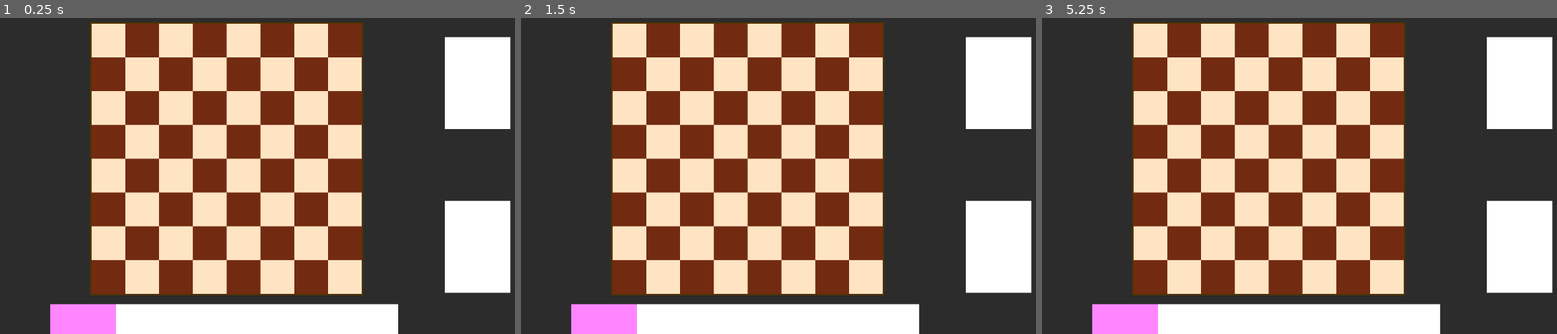
Above: before the commit, frames 1-3 (left to right).
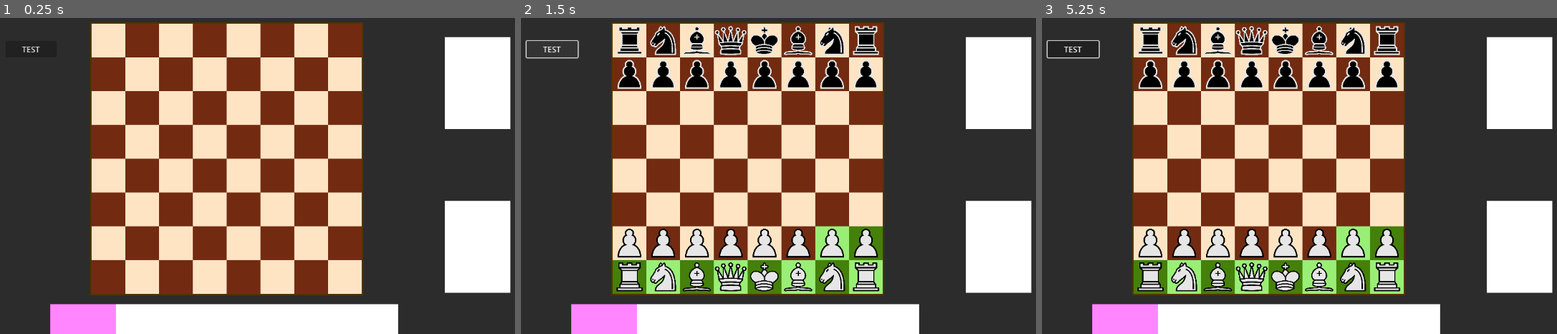
Above: after the commit, the same moments.

Repository: Davb2009/chardss
Game: Godot game, scene res://scene/main.tscn
Two runs of this game, one before a commit and one after it. Both use one fixed random seed, a clock stepped at 60 frames per second and the inputs below.
Inputs (mouse positions are in pixels of both pictures, inside the frame that each line leads up to):
- Up to frame 1 (0.25 s): no input
- Up to frame 2 (1.5 s): click (551, 49) at 0.5 s, where only the run after the commit has a clickable "TEST"; click (551, 49) at 1.25 s, where only the run after the commit has a clickable "TEST"
- Up to frame 3 (5.25 s): click (1072, 49) at 2 s, where only the run after the commit has a clickable "TEST"; tap Enter at 2.75, 4.25 s; move the mouse to (1443, 157) at 2.77 s; press the mouse at (1443, 157) at 2.78 s; tap Space at 3.5, 5 s; move the mouse to (1206, 188) at 3.52 s; release the mouse at (1206, 188) at 3.53 s; click (1206, 188) at 3.6 s; move the mouse to (1376, 103) at 4.27 s; press the mouse at (1376, 103) at 4.28 s; move the mouse to (1289, 236) at 5.02 s; release the mouse at (1289, 236) at 5.03 s; click (1289, 236) at 5.1 s

The runs differ from the first frame. In frame 1, less than 0.1% of the frame differs, in the area x 4-8%, y 9-11%; in frame 2, 13%; in frame 3, 13%, in the area x 0-71%, y 2-88%.

Commit message:
Auto stash before merge of "main" and "origin/main"

Diff:
--- a/project.godot
+++ b/project.godot
@@ -15,6 +15,18 @@
 config/features=PackedStringArray("4.2", "GL Compatibility")
 config/icon="res://icon.svg"
 
+[autoload]
+
+DataHandler="*res://script/DataHandler.gd"
+
+[input]
+
+mouse_left={
+"deadzone": 0.5,
+"events": [Object(InputEventMouseButton,"resource_local_to_scene":false,"resource_name":"","device":-1,"window_id":0,"alt_pressed":false,"shift_pressed":false,"ctrl_pressed":false,"meta_pressed":false,"button_mask":0,"position":Vector2(0, 0),"global_position":Vector2(0, 0),"factor":1.0,"button_index":1,"canceled":false,"pressed":false,"double_click":false,"script":null)
+]
+}
+
 [rendering]
 
 renderer/rendering_method="gl_compatibility"
--- a/scene/gui.tscn
+++ b/scene/gui.tscn
@@ -91,3 +91,13 @@
 offset_top = 380.0
 offset_right = 1046.0
 offset_bottom = 564.8
+
+[node name="TestButton" type="Button" parent="."]
+layout_mode = 0
+offset_left = 30.0
+offset_top = 58.0
+offset_right = 133.0
+offset_bottom = 91.0
+text = "TEST"
+
+[connection signal="pressed" from="TestButton" to="." method="_on_test_button_pressed"]
--- /dev/null
+++ b/scene/piece.tscn
@@ -0,0 +1,24 @@
+[gd_scene load_steps=3 format=3 uid="uid://bp8b41p8p2qh2"]
+
+[ext_resource type="Script" path="res://script/Piece.gd" id="1_0ohdu"]
+[ext_resource type="Texture2D" path="res://assets/b_pawn_1x_ns.png" id="2_nhjxi"]
+
+[node name="Piece" type="Node2D"]
+script = ExtResource("1_0ohdu")
+
+[node name="Icon" type="TextureRect" parent="."]
+anchors_preset = 8
+anchor_left = 0.5
+anchor_top = 0.5
+anchor_right = 0.5
+anchor_bottom = 0.5
+offset_right = 48.0
+offset_bottom = 58.0
+grow_horizontal = 2
+grow_vertical = 2
+size_flags_horizontal = 4
+size_flags_vertical = 4
+texture = ExtResource("2_nhjxi")
+expand_mode = 3
+
+[connection signal="gui_input" from="Icon" to="." method="_on_icon_gui_input"]
--- a/scene/slot.tscn
+++ b/scene/slot.tscn
@@ -15,3 +15,5 @@
 grow_horizontal = 2
 grow_vertical = 2
 color = Color(1, 1, 1, 0)
+
+[connection signal="gui_input" from="Filter" to="." method="_on_filter_gui_input"]
--- /dev/null
+++ b/script/DataHandler.gd
@@ -0,0 +1,33 @@
+extends Node
+
+var assets := []
+enum PieceNames {WHITE_BISHOP, WHITE_KING, WHITE_KNIGHT, WHITE_PAWN, WHITE_QUEEN, WHITE_ROOK, BLACK_BISHOP, BLACK_KING, BLACK_KNIGHT, BLACK_PAWN, BLACK_QUEEN, BLACK_ROOK}
+var fen_dict := {	"b" = PieceNames.BLACK_BISHOP, "k" = PieceNames.BLACK_KING,
+					"n" = PieceNames.BLACK_KNIGHT, "p" = PieceNames.BLACK_PAWN,
+					"q" = PieceNames.BLACK_QUEEN, "r" = PieceNames.BLACK_ROOK,
+					"B" = PieceNames.WHITE_BISHOP, "K" = PieceNames.WHITE_KING,
+					"N" = PieceNames.WHITE_KNIGHT, "P" = PieceNames.WHITE_PAWN,
+					"Q" = PieceNames.WHITE_QUEEN, "R" = PieceNames.WHITE_ROOK, }
+
+enum slot_states {NONE, FREE, CHECK}
+
+# Called when the node enters the scene tree for the first time.
+func _ready():
+	assets.append("res://assets/w_bishop.png")
+	assets.append("res://assets/w_king.png")
+	assets.append("res://assets/w_knight.png")
+	assets.append("res://assets/w_pawn.png")
+	assets.append("res://assets/w_queen.png")
+	assets.append("res://assets/w_rook.png")
+	assets.append("res://assets/b_bishop.png")
+	assets.append("res://assets/b_king.png")
+	assets.append("res://assets/b_knight.png")
+	assets.append("res://assets/b_pawn.png")
+	assets.append("res://assets/b_queen.png")
+	assets.append("res://assets/b_rook.png")
+	pass # Replace with function body.
+
+
+# Called every frame. 'delta' is the elapsed time since the previous frame.
+func _process(delta):
+	pass
--- /dev/null
+++ b/script/Piece.gd
@@ -0,0 +1,23 @@
+extends Node2D
+
+signal piece_selected(piece)
+@onready var icon_path = $Icon
+var slot_ID := -1
+var type : int
+
+# Called when the node enters the scene tree for the first time.
+func _ready():
+	pass # Replace with function body.
+
+
+# Called every frame. 'delta' is the elapsed time since the previous frame.
+func _process(delta):
+	pass
+
+func load_icon(piece_name) -> void:
+	icon_path.texture = load(DataHandler.assets[piece_name])
+
+
+func _on_icon_gui_input(event):
+	if event.is_action_pressed("mouse_left"):
+		emit_signal("piece_selected", self)
--- a/script/gui.gd
+++ b/script/gui.gd
@@ -2,8 +2,14 @@
 
 @onready var slot_scene = preload("res://scene/slot.tscn")
 @onready var board_grid = $ChessBoard/BoardGrid
+@onready var piece_scene = preload("res://scene/piece.tscn")
+@onready var chess_board = $ChessBoard
 
 var grid_array := []
+var piece_array := []
+var icon_offset := Vector2(10,5)
+var fen = "rnbqkbnr/pppppppp/8/8/8/8/PPPPPPPP/RNBQKBNR w KQkq - 0 1"
+var piece_selected = null
 
 # Called when the node enters the scene tree for the first time.
 func _ready():
@@ -18,6 +24,10 @@
 		if colorbit==0:
 			colorbit=1
 		else: colorbit=0
+
+	piece_array.resize(64)
+	piece_array.fill(0)
+
 	pass # Replace with function body.
 
 
@@ -31,3 +41,40 @@
 	board_grid.add_child(new_slot)
 	grid_array.push_back(new_slot)
 	# new_slot.slot_clicked.connect(_on_slot_clicked)
+
+func add_piece(piece_type, location)->void:
+	var new_piece = piece_scene.instantiate()
+	chess_board.add_child(new_piece)
+	new_piece.type = piece_type
+	new_piece.load_icon(piece_type)
+	new_piece.global_position = grid_array[location].global_position + icon_offset
+	piece_array[location] = new_piece
+	new_piece.slot_ID = location
+	new_piece.piece_selected.connect(_on_piece_selected)
+
+func set_board_filter(bitmap:int):
+	for i in range(64):
+		if bitmap & 1:
+			grid_array[63-i].set_filter(DataHandler.slot_states.FREE)
+		bitmap = bitmap >> 1
+
+func _on_piece_selected(piece):
+	if not piece_selected:
+		piece_selected = piece
+	else:
+		pass
+
+func parse_fen(fen : String)->void:
+	var boardstate = fen.split(" ")
+	var board_index := 0
+	for i in boardstate[0]:
+		if i == "/":continue
+		if i.is_valid_int():
+			board_index += i.to_int()
+		else:
+			add_piece(DataHandler.fen_dict[i], board_index)
+			board_index +=1
+
+func _on_test_button_pressed():
+	parse_fen(fen)
+	set_board_filter(1023)
--- a/script/slot.gd
+++ b/script/slot.gd
@@ -2,6 +2,8 @@
 
 @onready var filter_path = $Filter
 var slot_ID := -1
+signal slot_clicked(slot)
+var state = DataHandler.slot_states.NONE
 
 # Called when the node enters the scene tree for the first time.
 func _ready():
@@ -14,3 +16,18 @@
 
 func set_background(c)-> void:
 	color = c
+
+func set_filter(color = DataHandler.slot_states.NONE):
+	state=color
+	match color:
+		DataHandler.slot_states.NONE:
+			filter_path.color = Color(0,0,0,0)
+		DataHandler.slot_states.FREE:
+			filter_path.color = Color(0,1,0,0.4)
+		DataHandler.slot_states.CHECK:
+			filter_path.color = Color(0,0,0.6,0.9)
+	pass
+
+func _on_filter_gui_input(event):
+	if event.is_action_pressed("mouse_left"):
+		emit_signal("slot_clicked", self)
Binary file added: assets/b_bishop.png
Not shown, added: assets/b_bishop.png.import
Binary file added: assets/b_king.png
Not shown, added: assets/b_king.png.import
Binary file added: assets/b_knight.png
Not shown, added: assets/b_knight.png.import
Binary file added: assets/b_pawn.png
Not shown, added: assets/b_pawn.png.import
Binary file added: assets/b_queen.png
Not shown, added: assets/b_queen.png.import
Binary file added: assets/b_rook.png
Not shown, added: assets/b_rook.png.import
(and 13 more such lines)
